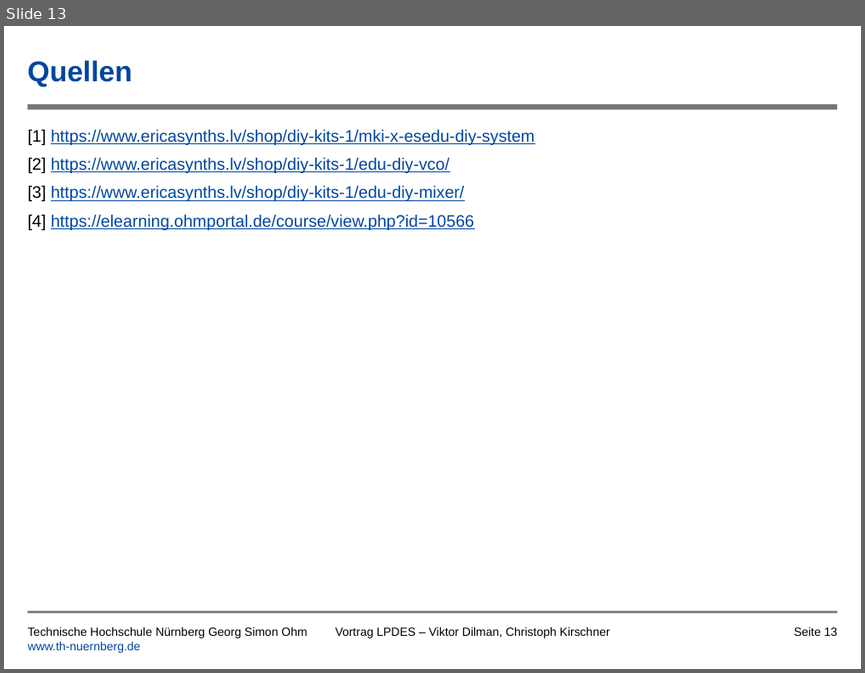
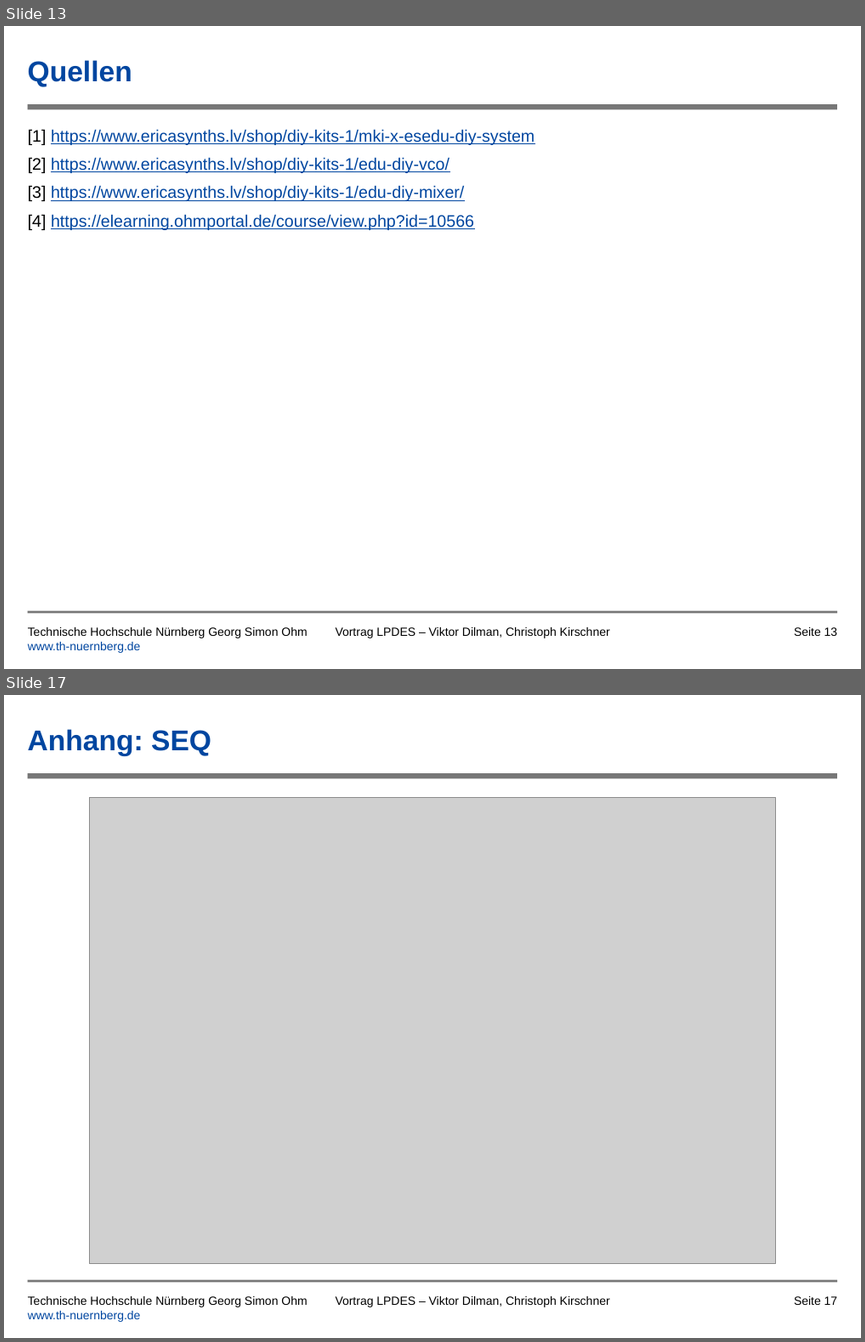
Before and after one commit to tsedlmeier/Synthesizer, a slide deck: Vortrag/Leiterplatte_als_Musikinstrument_Kirschner_Dilman.pptx. Shown one above the other, each under a label of ours: slide 13 before the commit, slides 13 and 17 after it; the slides between them are not shown. The pictures are 865x673 and 865x1342 pixels, drawn with LibreOffice and Linux fonts; fonts in the diff are those of the drawing; grey boxes stand for pictures; background and template pictures are left out. Boxes give left, top, right and bottom in pixels: in the first picture for what was removed or moved away, otherwise in the second. Text is boxed around its words. In the diff, an @@ line names an element or a change of style, - is before the commit and + after.

```diff
--- a/Vortrag/Leiterplatte_als_Musikinstrument_Kirschner_Dilman.pptx
+++ b/Vortrag/Leiterplatte_als_Musikinstrument_Kirschner_Dilman.pptx
@@ slide 17 added at bbox=[4, 695, 861, 1338], background #FFFFFF; not listed: 2 template elements that a slide beside it also shows @@
@@ title added at bbox=[28, 729, 211, 756], 24 pt, text #0046A0, bold @@
+Anhang: SEQ
@@ picture added at bbox=[90, 798, 775, 1263] @@
@@ text added at bbox=[28, 1296, 307, 1321], 10 pt, text #000000 @@
+Technische Hochschule Nürnberg Georg Simon Ohm
+www.th-nuernberg.de
@@ text added at bbox=[336, 1296, 610, 1307], 10 pt, text #000000 @@
+Vortrag LPDES – Viktor Dilman, Christoph Kirschner
@@ page number added at bbox=[794, 1296, 838, 1304], 10 pt, text #000000 @@
+Seite 17
```
Also in this commit, not shown: 4 slides changed, 2 other slides added, 1 other file.
